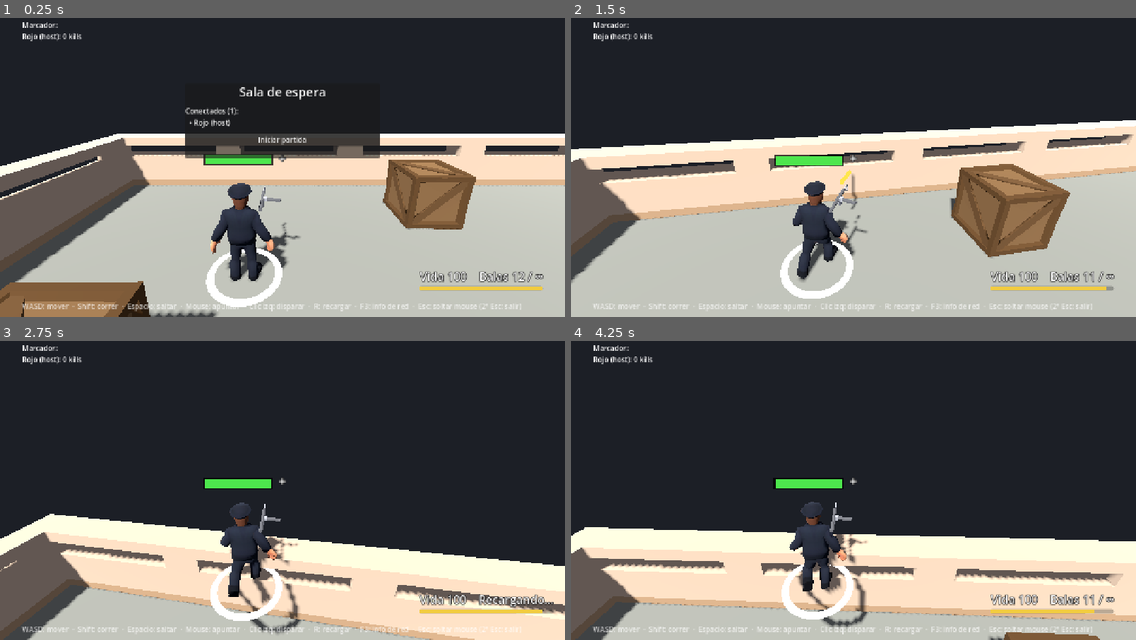
Above: before the commit, frames 1-4 (two rows, left to right).
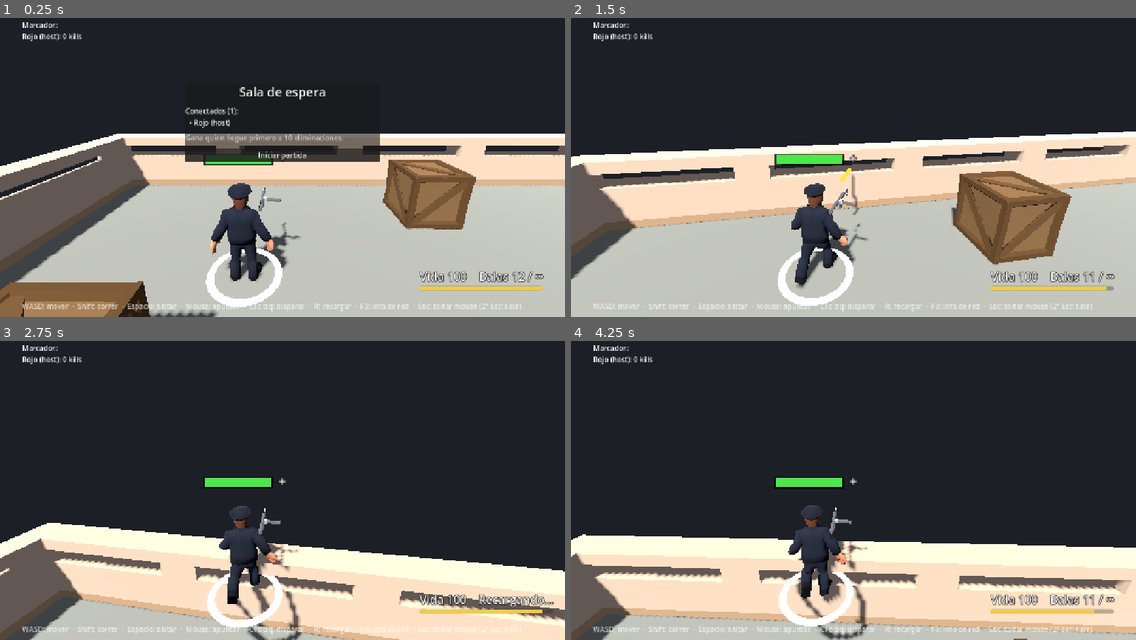
Above: after the commit, the same moments.

Repository: mpinedaj/godot-networked-shooter
Game: Godot game, scene res://scenes/game.tscn
The game is run twice, just before and just after one commit, with the same random seed, the same clock (stepped at 60 frames per second) and the same inputs. This scene is started directly instead of the project's main scene.
Inputs (mouse positions are in pixels of both pictures, inside the frame that each line leads up to):
- Up to frame 1 (0.25 s): no input
- Up to frame 2 (1.5 s): click "Iniciar partida" at 0.5 s; tap Enter at 1.25 s; move the mouse to (881, 158) at 1.27 s; hold Up (ui_up) from 1.28 s (still down); hold Shift from 1.28 s (still down); click (881, 158) at 1.42 s
- Up to frame 3 (2.75 s): keep holding Up (ui_up); tap Space at 1.52, 1.82, 2.27, 2.57 s; move the mouse to (254, 481) at 2.02 s; release Shift at 2.03 s; tap R at 2.1 s
- Up to frame 4 (4.25 s): keep holding Up (ui_up); move the mouse to (864, 475) at 2.77 s; hold Shift 2.78-3.53 s; move the mouse to (847, 487) at 3.52 s; tap R at 3.6 s; click (847, 487) at 3.67 s; tap Space at 3.77, 4.07 s

The runs differ from the first frame. In frame 1, 2.4% of the frame differs, in the area x 32-68%, y 38-49%; in frame 2, 18%, in the area x 0-100%, y 34-97%; in frame 3, 13%; in frame 4, 16%.

Commit message:
Fin de partida: gana quien llegue a 10 eliminaciones, cartel y reinicio automático
El servidor detecta al ganador y pasa la partida al estado ENDED (RPC
fiable a todos con su nombre). Durante 6 s todos ven "¡X gana!" con la
cuenta atrás y nadie se mueve ni recibe daño; después empieza otra ronda
sola con el marcador a cero.

Diff:
--- a/scripts/game.gd
+++ b/scripts/game.gd
@@ -21,8 +21,11 @@
 var camera = null  # third_person_camera.gd
 
 ## Estado de la partida. Lo decide el servidor y lo replica con sync_state.
-enum State { LOBBY, PLAYING }
+enum State { LOBBY, PLAYING, ENDED }
+const KILLS_TO_WIN := 10
+const END_SCREEN_TIME := 6.0  # s mostrando al ganador antes de la siguiente ronda.
 var state: int = State.LOBBY
+var winner_name: String = ""
 
 var kills_map: Dictionary = {}  # peer_id -> kills (autoritativo en el servidor)
 var _bullet_counter: int = 0
@@ -48,7 +51,7 @@
 	NetworkManager.server_disconnected_sig.connect(_on_lost_connection.bind("El servidor se desconectó."))
 	NetworkManager.connection_failed_sig.connect(_on_lost_connection.bind("No se pudo conectar. Verifica IP, puerto y firewall."))
 	hud.setup(self)
-	sync_state(State.LOBBY)  # Todos empiezan en la sala de espera hasta saber el estado real.
+	sync_state(State.LOBBY, "")  # Todos empiezan en la sala de espera hasta saber el estado real.
 	if multiplayer.is_server():
 		# El host también juega: spawnea su propio jugador.
 		_server_spawn_player(1, NetworkManager.player_name)
@@ -193,7 +196,7 @@
 	if not multiplayer.is_server() or players_node.has_node(str(id)):
 		return
 	_server_spawn_player(id, player_name)
-	sync_state.rpc_id(id, state)  # Quien entra tarde recibe el estado actual.
+	sync_state.rpc_id(id, state, winner_name)  # Quien entra tarde recibe el estado actual.
 
 func _server_spawn_player(peer_id: int, player_name: String) -> void:
 	# El servidor no confía en el cliente: limpia y recorta el nombre.
@@ -231,12 +234,13 @@
 	_broadcast_kills()
 	for p in players_node.get_children():
 		p.reset_for_round(spawn_points[p.slot % spawn_points.size()])
-	sync_state.rpc(State.PLAYING)
+	sync_state.rpc(State.PLAYING, "")
 
 @rpc("authority", "call_local", "reliable")
-func sync_state(new_state: int) -> void:
+func sync_state(new_state: int, winner: String) -> void:
 	var was_lobby := state == State.LOBBY
 	state = new_state
+	winner_name = winner
 	# En la sala el mouse queda libre para pulsar "Iniciar"; al empezar se captura.
 	camera.allow_capture = state != State.LOBBY
 	if state == State.LOBBY:
@@ -269,6 +273,10 @@
 func player_killed(killer_peer: int, victim_peer: int) -> void:
 	kills_map[killer_peer] = kills_map.get(killer_peer, 0) + 1
 	_broadcast_kills()
+	if state == State.PLAYING and kills_map[killer_peer] >= KILLS_TO_WIN:
+		# Fin de partida: todos ven al ganador y luego empieza otra ronda sola.
+		sync_state.rpc(State.ENDED, get_player_name(killer_peer))
+		get_tree().create_timer(END_SCREEN_TIME).timeout.connect(start_match)
 	# Se envían los nombres ya resueltos: el cliente no tiene que buscarlos.
 	kill_feed.rpc(get_player_name(killer_peer), get_player_name(victim_peer))
 
--- a/scripts/hud.gd
+++ b/scripts/hud.gd
@@ -21,6 +21,9 @@
 var _lobby: PanelContainer = null
 var _lobby_players: Label = null
 var _start_button: Button = null
+# Pantalla de fin de partida (ganador y cuenta atrás).
+var _end_label: Label = null
+var _end_time: int = 0
 
 # Estado del jugador local (abajo a la derecha): vida, balas y resistencia.
 var _stats_label: Label = null
@@ -52,18 +55,39 @@
 	box.add_child(title)
 	_lobby_players = Label.new()
 	box.add_child(_lobby_players)
+	var goal := Label.new()
+	goal.text = "Gana quien llegue primero a %d eliminaciones." % game.KILLS_TO_WIN
+	goal.add_theme_color_override("font_color", Color(1, 1, 1, 0.7))
+	box.add_child(goal)
 	_start_button = Button.new()
 	_start_button.text = "Iniciar partida"
 	_start_button.pressed.connect(func(): game.start_match())
 	box.add_child(_start_button)
+	_end_label = Label.new()
+	_end_label.set_anchors_and_offsets_preset(Control.PRESET_CENTER)
+	_end_label.offset_left = -400
+	_end_label.offset_right = 400
+	_end_label.offset_top = -120
+	_end_label.horizontal_alignment = HORIZONTAL_ALIGNMENT_CENTER
+	_end_label.add_theme_font_size_override("font_size", 48)
+	_end_label.add_theme_color_override("font_color", Color(1, 0.85, 0.3))
+	_end_label.add_theme_color_override("font_outline_color", Color.BLACK)
+	_end_label.add_theme_constant_override("outline_size", 10)
+	add_child(_end_label)
 
 func on_state_changed() -> void:
 	if _lobby == null:
 		return
 	_lobby.visible = game.state == game.State.LOBBY
 	_start_button.visible = multiplayer.is_server()
+	_end_label.visible = game.state == game.State.ENDED
+	_end_time = Time.get_ticks_msec() + int(game.END_SCREEN_TIME * 1000)
 
 func _update_lobby() -> void:
+	if _end_label.visible:
+		var left := ceili(maxf(0.0, _end_time - Time.get_ticks_msec()) / 1000.0)
+		_end_label.text = "¡%s gana!\n" % game.winner_name
+		_end_label.text += "Nueva partida en %d s" % left
 	if not _lobby.visible:
 		return
 	var names: Array[String] = []
